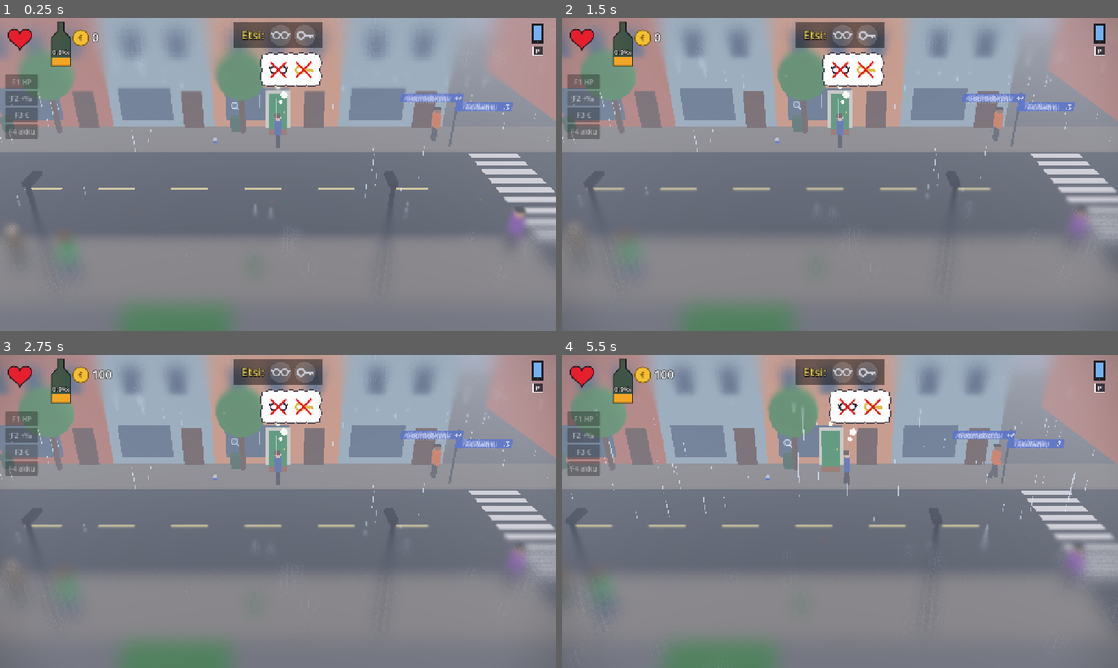
Above: before the commit, frames 1-4 (two rows, left to right).
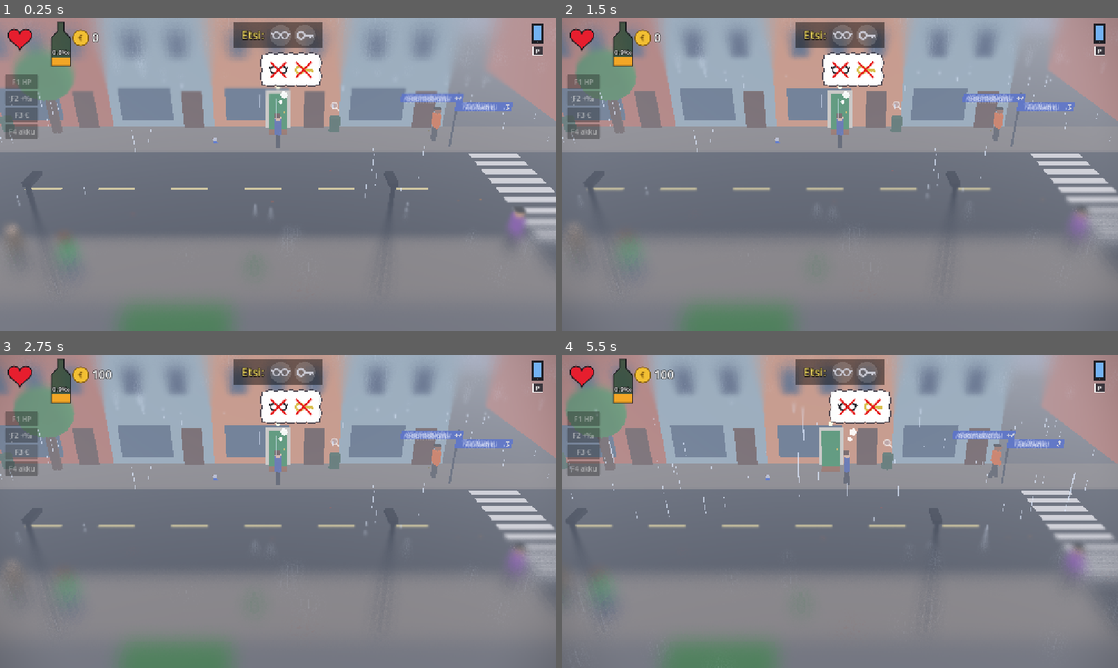
Above: after the commit, the same moments.

Repository: Ecculi/GoodMorningMoonshine
Game: Godot game, scene res://scenes/main.tscn
Same seed, same stepped clock (60 frames per second), same inputs: the game is played once before the commit and once after it.
Inputs (mouse positions are in pixels of both pictures, inside the frame that each line leads up to):
- Up to frame 1 (0.25 s): no input
- Up to frame 2 (1.5 s): click "F1 HP" at 0.5 s; click "F2 +‰" at 1.25 s
- Up to frame 3 (2.75 s): click "F3 €" at 2 s
- Up to frame 4 (5.5 s): click "F4 akku" at 2.75 s; tap Enter at 3.5 s; move the mouse to (962, 495) at 3.52 s; hold Right (move_right) 3.53-4.25 s; hold Space (action) 3.53-4.25 s; click (962, 495) at 3.67 s; tap P (phone) at 3.8, 5.3 s; drag from (728, 527) to (812, 574) at 4.27 s; tap Space (action) at 5 s; move the mouse to (895, 442) at 5.02 s; hold Right (move_right) from 5.03 s (still down); hold Space (action) from 5.03 s (still down)

The runs differ from the first frame. In frame 1, 1.6% of the frame differs, in the area x 2-62%, y 10-37%; in frame 2, 1.6%; in frame 3, 1.6%; in frame 4, 1.6%, in the area x 0-60%, y 10-37%.

Commit message:
Keep bins, trees and beggars 3 m clear of doors
Pressing the button at a bin next to a shop door went into the shop
(or the other way round). Bins, trees and beggars are now placed at
least 3 m from any door on the far side.

Co-Authored-By: Claude Opus 5.5 <noreply@anthropic.com>
Claude-Session: https://claude.ai/code/session_014p1PeeGbmYxJmsVU4HYhz4

Diff:
--- a/scripts/block_builder.gd
+++ b/scripts/block_builder.gd
@@ -36,6 +36,16 @@
 			_police_station(root)
 		if home_x != INF:
 			_home_door(root, home_x, home_type)
+	# Doors on the far side; bins, trees (and beggars) keep clear of them so
+	# the action button never mixes up a door and a bin.
+	var doors: Array = []
+	for sh in root.get_meta("shops", []):
+		doors.append(sh["x"])
+	if home_x != INF:
+		doors.append(home_x)
+	if seg == CityMap.POLICE_STATION:
+		doors.append(CityMap.POLICE_DOOR_X)
+	root.set_meta("doors", doors)
 	_props(root, rng, sea)
 	_signs(root, seg)
 	return root
@@ -207,6 +217,26 @@
 	root.set_meta("obstacles", obs)
 
 
+## Free space kept on both sides of a door (metres).
+const DOOR_CLEAR := 3.0
+
+
+## A random x on the far sidewalk at least DOOR_CLEAR from every door, or
+## NAN if no such spot turned up.
+static func clear_of_doors(root: Node3D, rng: RandomNumberGenerator, lo: float, hi: float) -> float:
+	var doors: Array = root.get_meta("doors", [])
+	for attempt in 30:
+		var x := rng.randf_range(lo, hi)
+		var ok := true
+		for d in doors:
+			if absf(x - float(d)) < DOOR_CLEAR:
+				ok = false
+				break
+		if ok:
+			return x
+	return NAN
+
+
 static func _props(root: Node3D, rng: RandomNumberGenerator, sea: bool) -> void:
 	var x := -40.0
 	while x <= 40.0:
@@ -217,7 +247,9 @@
 		x += 10.0
 	if not sea:
 		for i in rng.randi_range(2, 4):
-			var tx := rng.randf_range(-BLOCK_HALF + 1.5, BLOCK_HALF - 1.5)
+			var tx := clear_of_doors(root, rng, -BLOCK_HALF + 1.5, BLOCK_HALF - 1.5)
+			if is_nan(tx):
+				continue
 			_cyl(root, Vector3(tx, 1.2, -7.3), 0.15, 2.4, Color(0.35, 0.25, 0.18))
 			_obstacle(root, tx, -7.3, 0.25)
 			_sphere(root, Vector3(tx, 3.3, -7.3), 1.3, Color(0.25, 0.5, 0.24))
@@ -230,7 +262,9 @@
 			_obstacle(root, bx + ox, 5.4, 0.3)
 		_box(root, Vector3(bx, 0.22, 5.4), Vector3(1.6, 0.44, 0.08), Color(0.2, 0.2, 0.2))
 	for i in rng.randi_range(1, 3):
-		var binx := rng.randf_range(-14.0, 14.0)
+		var binx := clear_of_doors(root, rng, -14.0, 14.0)
+		if is_nan(binx):
+			continue
 		_cyl(root, Vector3(binx, 0.5, -7.5), 0.3, 0.8, Color(0.2, 0.35, 0.25))
 		_obstacle(root, binx, -7.5, 0.35)
 		var bins: Array = root.get_meta("bins", [])
--- a/scripts/main.gd
+++ b/scripts/main.gd
@@ -1090,8 +1090,10 @@
 func _spawn_street_folk() -> void:
 	# Without a phone there are more beggars around to ask.
 	if rng.randf() < (0.6 if GameState.is_lost("phone") else 0.3):
-		var b = _spawn_npc(false, "beggar")
-		b.position = Vector3(rng.randf_range(-13.0, 13.0), 0, -7.25)
+		var bx: float = BlockBuilder.clear_of_doors(level, rng, -13.0, 13.0)
+		if not is_nan(bx):
+			var b = _spawn_npc(false, "beggar")
+			b.position = Vector3(bx, 0, -7.25)
 	if rng.randf() < 0.25:
 		var d = _spawn_npc(false, "drunk")
 		d.position.z = rng.randf_range(-7.0, -5.8) if rng.randf() < 0.5 else rng.randf_range(3.3, 4.8)
Not shown, changed: DESIGN.md
